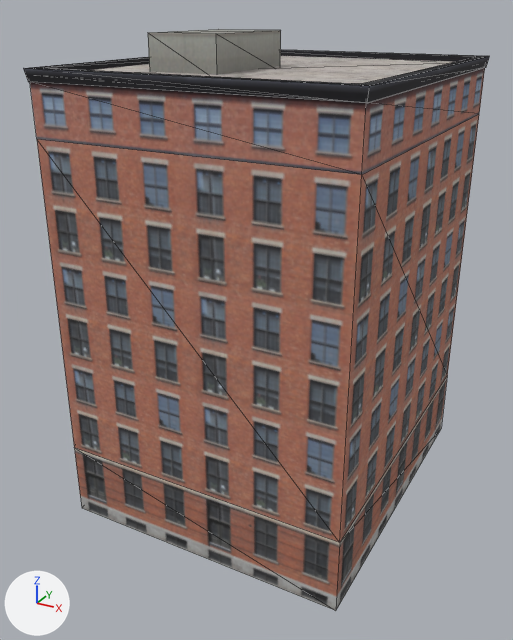
Before and after pictures for a commit that changed the OBJ model Models/buildings/building_41.obj.
One viewpoint serves both versions: a 50 mm lens placed at (-246.9, 14.8, 96.7), pointed at (-311.3, 131.9, 38.2). Lighting does not change. The marker at lower left points along +X, +Y and +Z. Mesh edges are drawn as thin lines. Where no turn or scale is listed for an object, it has been applied to the vertices.

In view in the first picture: 'building_41'.
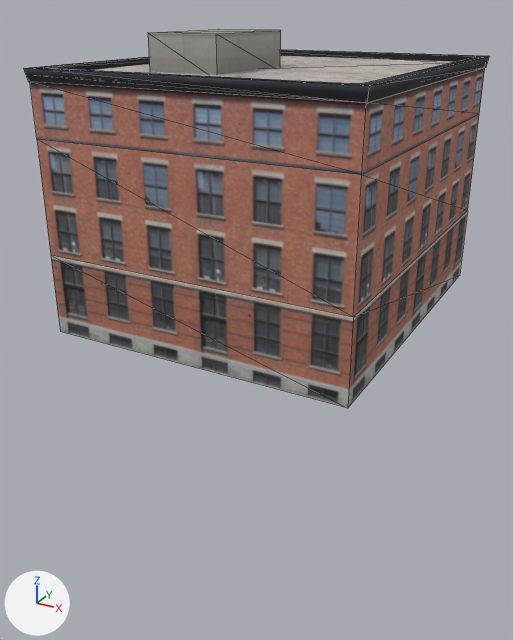
The newer file is also turned or shifted as a whole; pictures and numbers use the older file's frame.

Boxes [x1, y1, x2, y2] around the edits, measured in the pictures (513 x 640 px; the box of a moved part takes in the faces that stretch with it):
'building_41', recoloured, reshaped, surface changed (35% shorter): before [23, 29, 489, 610]; after [23, 29, 489, 408]
part 1 of me_building_41, moved or reshaped: before [37, 139, 469, 610]; after [37, 139, 469, 408]
part 2 of me_building_41, surface changed: [23, 29, 489, 175] in both

Edits to the bpy script that builds the scene:
```text
Add img_building_3_png:
    img_building_3_png = load_image('building_3.png', 'textures/building_3.png', 2048, 2048, 'sRGB')
Add mat_03___default:
    mat_03___default = principled_material('03___Default')
    mat_03___default.texture = img_building_3_png
    mat_03___default.roughness = 0.9
Change me_building_41:
    used by ob_building_41; location = (0.0, 0.0, 0.0)
    before: 0 (-279.9, 103.7, 15.1) at pixel (339, 542), 3 (-337.9, 103.7, 15.1) at pixel (74, 447), 4 (-279.9, 170.9, 15.1) at pixel (447, 375), 6 (-337.9, 170.9, 15.1), 44 (-279.9, 103.7, 0.0) at pixel (335, 610)
    before: 45 (-337.9, 103.7, 0.0) at pixel (81, 508), 46 (-279.9, 170.9, 0.0) at pixel (441, 428), 47 (-337.9, 170.9, 0.0)
    remove me_building_41.from_pydata(...)  # 48 vertices, 72 faces; spans x -338.4..-279.4, y 103.2..171.4, z 0.0..92.9
    remove me_building_41.materials.append(mat_02___default)  # picture img_building_2_png
    add me_building_41.from_pydata(...)  # 48 vertices, 72 faces; spans x -338.4..-279.4, y 103.2..171.4, z 40.9..92.9
    me_building_41 part 1
    add for i in [0, 3, 4, 6, *range(44, 48)]: me_building_41.vertices[i].co += Vector((0.0, 0.0, 40.9))
    me_building_41 part 2: texture (UV) coordinates of 72 of 72 faces, centred in x -338.3..-279.5, y 103.3..171.3, z 5.0..92.9, changed; they spanned u 0.02..0.95, v 0.02..0.98 and now span u 0.04..0.96, v 0.04..0.96
    add me_building_41.materials.append(mat_03___default)  # picture img_building_3_png
```
